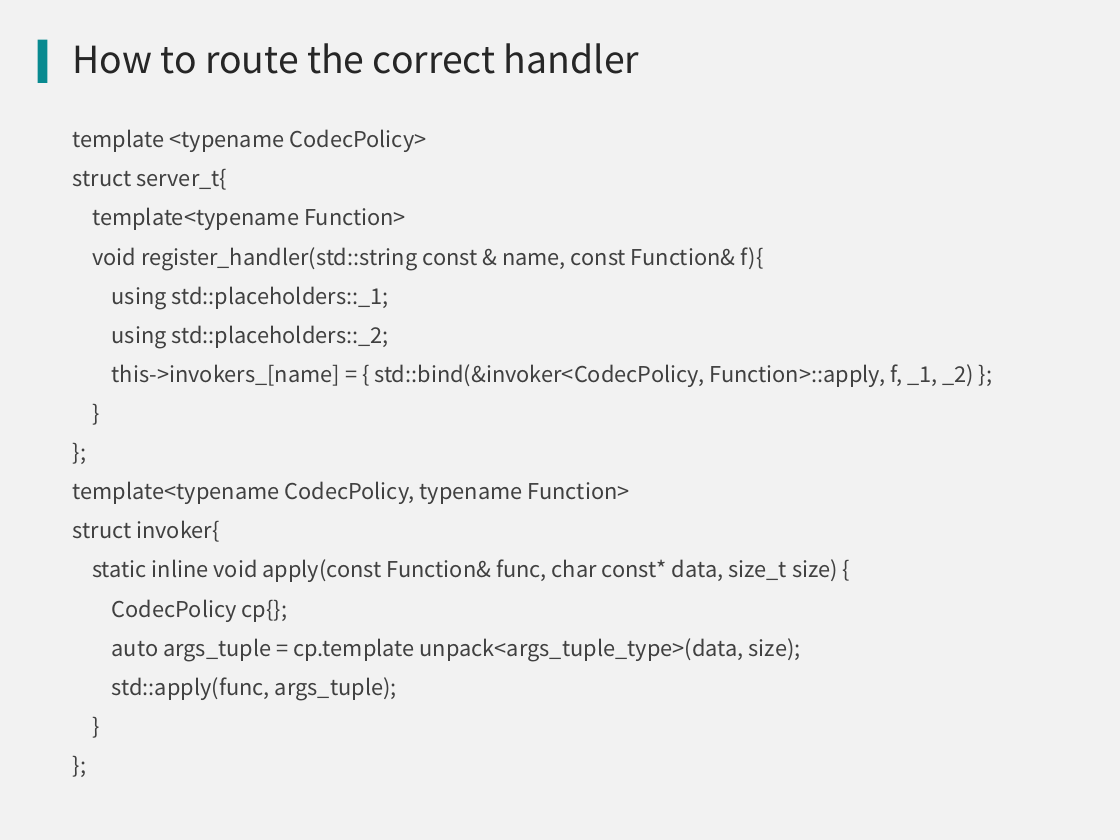
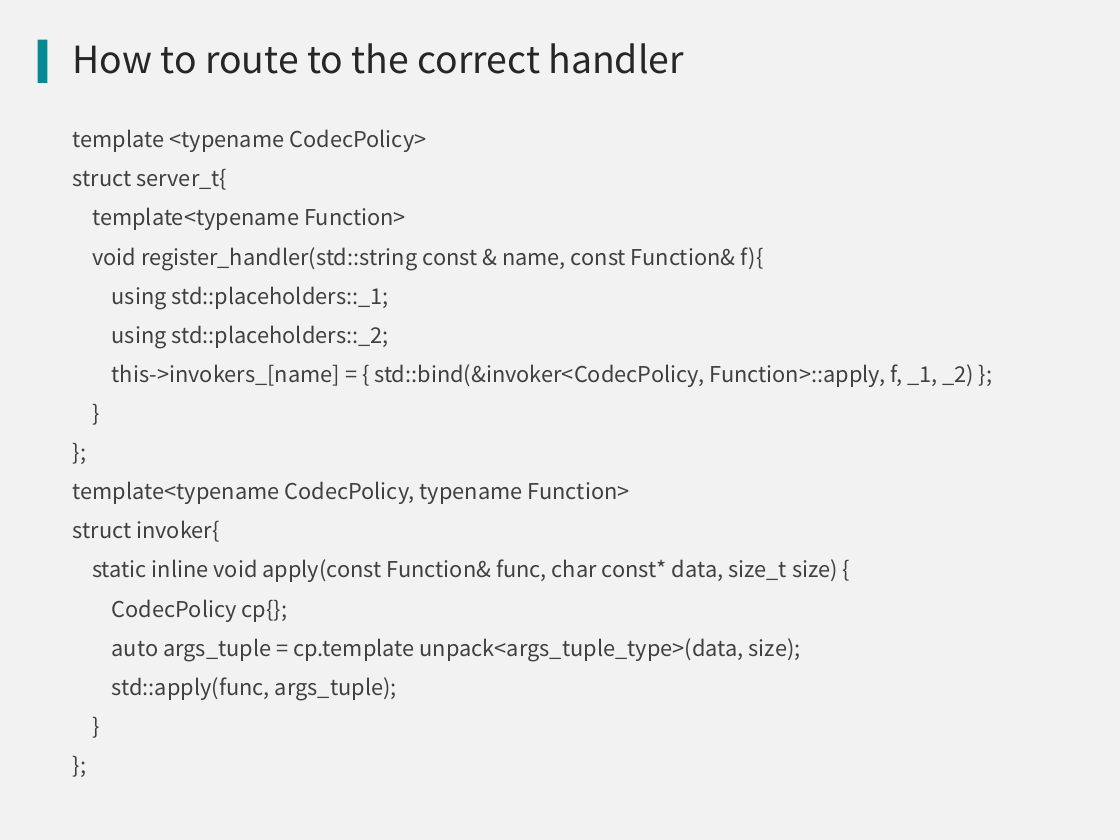
Before and after one commit to qicosmos/cppnow2017-ppt, a slide deck: slide 19 of An easy to use RPC framework implemented by c++11 and c++14.pptx. Drawn at 1120x840 pixels with LibreOffice and Linux fonts; fonts in the diff are those of the drawing; background and template pictures are left out. Boxes give left, top, right and bottom in pixels: in the first picture for what was removed or moved away, otherwise in the second. Text is boxed around its words. In the diff, an @@ line names an element or a change of style, - is before the commit and + after.

```diff
--- a/An easy to use RPC framework implemented by c++11 and c++14.pptx
+++ b/An easy to use RPC framework implemented by c++11 and c++14.pptx
@@ title at [73,43,684,74]: text changed @@
-How to route the correct handler
+How to route to the correct handler
```
Also in this commit, not shown: 10 other slides changed, 1 slide added, 1 slide removed.
